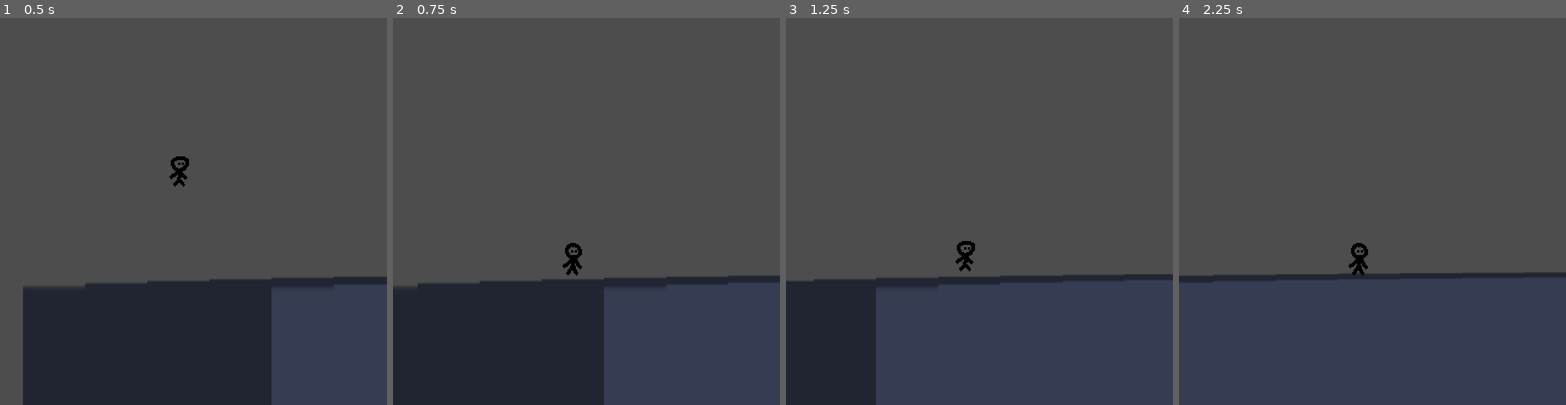
Above: before the commit, frames 1-4 (left to right).
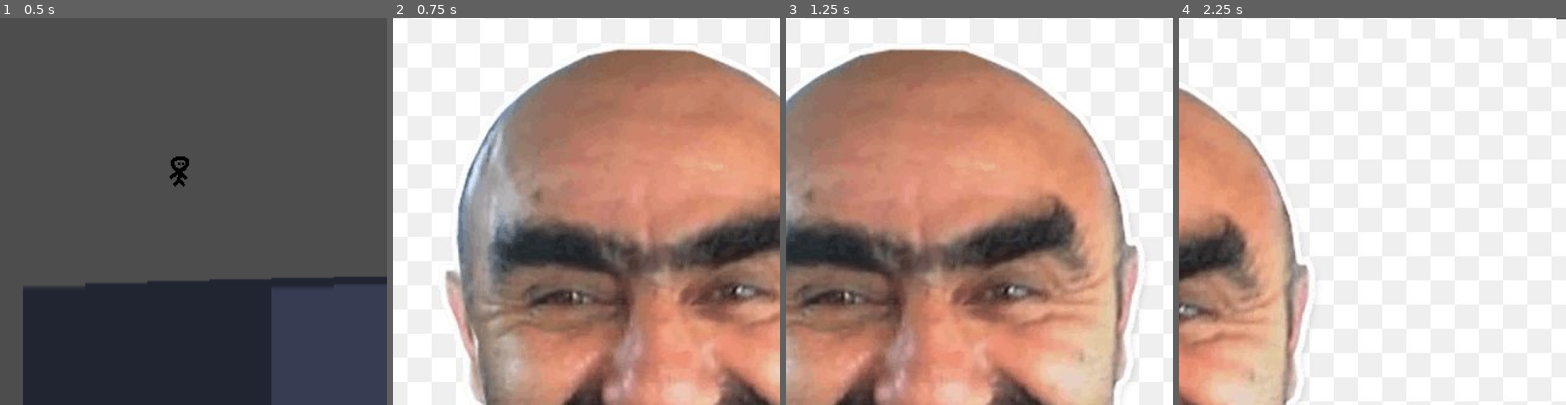
Above: after the commit, the same moments.

Repository: tanmayrajk/kinda-like-linerider-ig
Game: Godot game, scene res://scenes/main.tscn
Two runs of this game, one before a commit and one after it. Both use one fixed random seed, a clock stepped at 60 frames per second and the inputs below. The engine's default icon, where the game draws it, is replaced by a stand-in: a white triangle on a blue panel in a dark square.
Inputs (mouse positions are in pixels of both pictures, inside the frame that each line leads up to):
- Up to frame 1 (0.5 s): no input
- Up to frame 2 (0.75 s): tap Enter at 0.5 s; move the mouse to (671, 192) at 0.52 s; hold Right from 0.53 s (still down); click (671, 192) at 0.6 s
- Up to frame 3 (1.25 s): keep holding Right; tap Space (jump) at 0.77 s
- Up to frame 4 (2.25 s): move the mouse to (1295, 230) at 1.27 s; click (1295, 230) at 1.35 s; tap Space (jump) at 1.52 s; move the mouse to (1411, 126) at 2.02 s; release Right at 2.03 s; hold Left from 2.03 s (still down); tap Alt at 2.1 s

Frame 1 is identical in both runs. In frame 2, 97% of the frame differs, in the area x 0-100%, y 0-100%; in frame 3, 97%; in frame 4, 99%.

Commit message:
tried to add a road spawing for now using tilemap with collion with cursor posint pressed on screen the road wil genrete as window scroll right [still now working]

Diff:
--- a/project.godot
+++ b/project.godot
@@ -46,6 +46,11 @@
 "events": [Object(InputEventKey,"resource_local_to_scene":false,"resource_name":"","device":-1,"window_id":0,"alt_press …(191 unchanged characters)…
 ]
 }
+click={
+"deadzone": 0.2,
+"events": [Object(InputEventMouseButton,"resource_local_to_scene":false,"resource_name":"","device":-1,"window_id":0,"alt_pressed":false,"shift_pressed":false,"ctrl_pressed":false,"meta_pressed":false,"button_mask":0,"position":Vector2(0, 0),"global_position":Vector2(0, 0),"factor":1.0,"button_index":1,"canceled":false,"pressed":false,"double_click":false,"script":null)
+]
+}
 
 [physics]
 
--- a/scenes/main.tscn
+++ b/scenes/main.tscn
@@ -1,11 +1,25 @@
-[gd_scene load_steps=5 format=3 uid="uid://cgvewubii4ca1"]
+[gd_scene load_steps=9 format=3 uid="uid://cgvewubii4ca1"]
 
 [ext_resource type="Texture2D" uid="uid://cairll5r8ant4" path="res://icon.svg" id="1_o5qli"]
 [ext_resource type="PackedScene" uid="uid://dksjy6yduj422" path="res://scenes/player.tscn" id="2_0wfyh"]
-[ext_resource type="Script" uid="uid://mplpc4lobgbt" path="res://scenes/camera_2d.gd" id="3_sugp2"]
+[ext_resource type="Script" uid="uid://mplpc4lobgbt" path="res://scripts/camera_2d.gd" id="3_sugp2"]
+[ext_resource type="Texture2D" uid="uid://coebbyjc57ol8" path="res://assets/humour-funny-face-youtube-joke-laughter-png-favpng-XaH7GJdwVT1k7VedceNTfTnzY.jpg" id="4_tbgi4"]
+[ext_resource type="Script" uid="uid://cgid2svgjv5mi" path="res://scripts/pen.gd" id="5_tefeu"]
 
 [sub_resource type="RectangleShape2D" id="RectangleShape2D_35tmg"]
 size = Vector2(7035, 93)
+
+[sub_resource type="TileSetAtlasSource" id="TileSetAtlasSource_o6xl0"]
+texture = ExtResource("4_tbgi4")
+0:0/size_in_atlas = Vector2i(51, 32)
+0:0/next_alternative_id = 2
+0:0/0 = 0
+0:0/0/physics_layer_0/polygon_0/points = PackedVector2Array(-408, -256, 416, -248, 408, 240, -408, 248)
+0:0/1 = 1
+
+[sub_resource type="TileSet" id="TileSet_tipki"]
+physics_layer_0/collision_layer = 1
+sources/0 = SubResource("TileSetAtlasSource_o6xl0")
 
 [node name="main" type="Node2D"]
 
@@ -18,7 +32,7 @@
 texture = ExtResource("1_o5qli")
 
 [node name="CollisionShape2D" type="CollisionShape2D" parent="ground"]
-position = Vector2(3017.5, -21.5)
+position = Vector2(3017.5, -24.5)
 shape = SubResource("RectangleShape2D_35tmg")
 
 [node name="player" parent="." instance=ExtResource("2_0wfyh")]
@@ -27,3 +41,9 @@
 [node name="Camera2D" type="Camera2D" parent="."]
 position = Vector2(70, 199)
 script = ExtResource("3_sugp2")
+
+[node name="pen" type="Node2D" parent="."]
+
+[node name="TileMapLayer" type="TileMapLayer" parent="."]
+tile_set = SubResource("TileSet_tipki")
+script = ExtResource("5_tefeu")
--- /dev/null
+++ b/scripts/pen.gd
@@ -0,0 +1,23 @@
+extends TileMapLayer
+const atlas_coords = Vector2i(0,0)
+var is_drawing = false
+var click_offset = Vector2.ZERO
+var last_cell_x = 0
+func _process(delta):
+	var cam = get_viewport().get_camera_2d()
+
+	if Input.is_action_just_pressed("click"):
+		is_drawing = true
+		click_offset = get_global_mouse_position() - cam.global_position
+		last_cell_x = local_to_map(to_local(cam.global_position + click_offset)).x
+	if Input.is_action_just_released("click"):
+		is_drawing = false
+
+	if not is_drawing:
+		return
+
+	var cell_fill = local_to_map(to_local(cam.global_position + click_offset))
+	for x in range(last_cell_x,cell_fill.x + 1):
+		set_cell(Vector2i(x, cell_fill.x + 1), 0 , atlas_coords)
+
+	last_cell_x = cell_fill.x
Binary file added: assets/humour-funny-face-youtube-joke-laughter-png-favpng-XaH7GJdwVT1k7VedceNTfTnzY.jpg
Not shown, added: assets/humour-funny-face-youtube-joke-laughter-png-favpng-XaH7GJdwVT1k7VedceNTfTnzY.jpg.import
Renamed: scenes/camera_2d.gd -> scripts/camera_2d.gd
Renamed: scenes/camera_2d.gd.uid -> scripts/camera_2d.gd.uid
Not shown, added: scripts/pen.gd.uid
